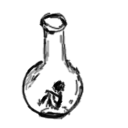
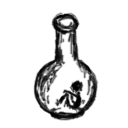
Revision of a layered 128x128 image; what changed, layer by layer:
removed layer "c #2" over (21, 34, 82, 117)
painted on "c #1" over (21, 12, 99, 121)
painted on "c" over (36, 79, 84, 111)
